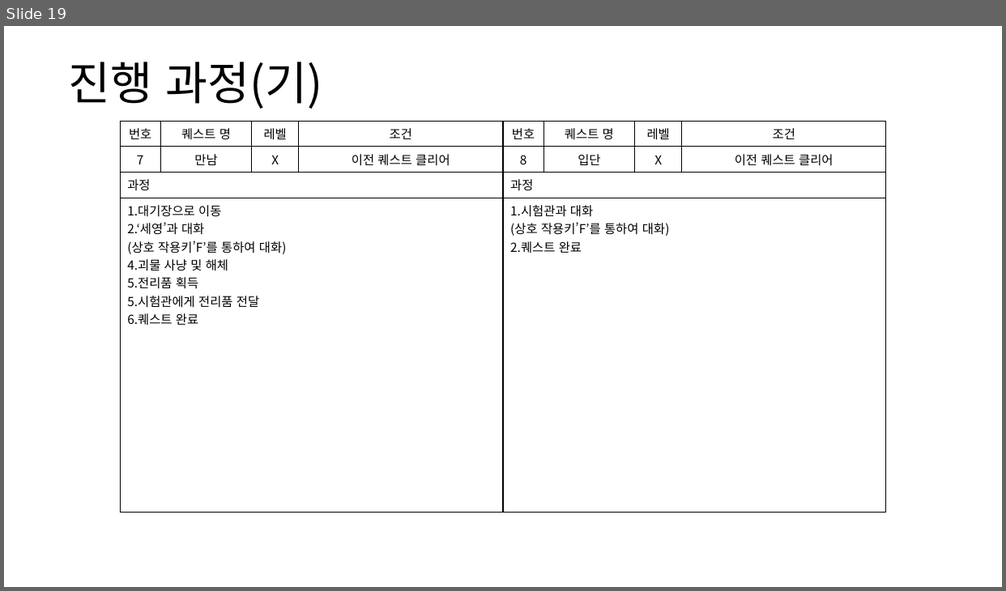
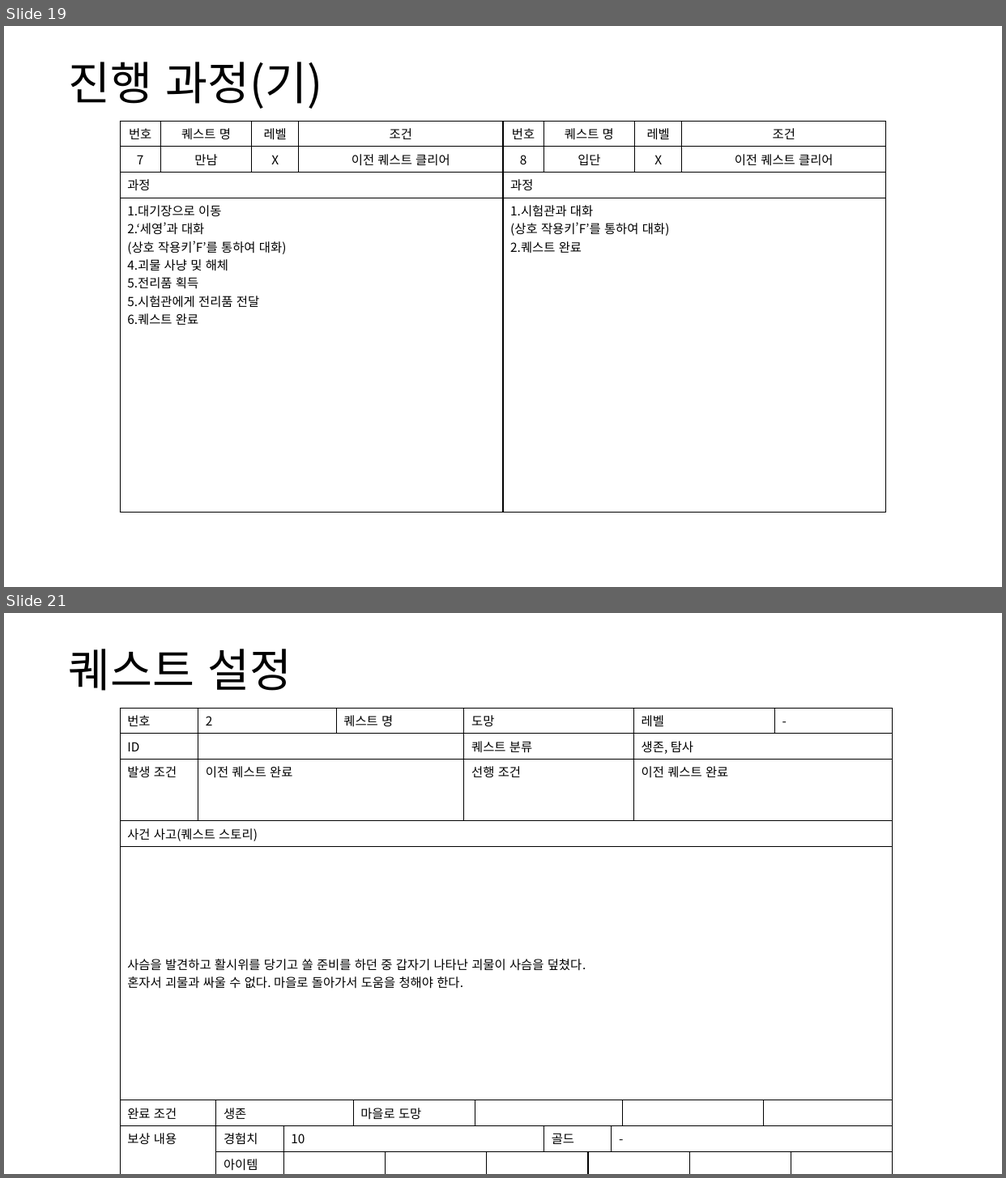
Before and after one commit to yjk0401/unityenginebasic_9th, a slide deck: 기획/메인 스토리 기획서.pptx. Shown one above the other, each under a label of ours: slide 19 before the commit, slides 19 and 21 after it; the slides between them are not shown. The pictures are 1006x591 and 1006x1178 pixels, drawn with LibreOffice and Linux fonts; fonts in the diff are those of the drawing. Boxes give left, top, right and bottom in pixels: in the first picture for what was removed or moved away, otherwise in the second. Text is boxed around its words. In the diff, an @@ line names an element or a change of style, - is before the commit and + after.

```diff
--- a/기획/메인 스토리 기획서.pptx
+++ b/기획/메인 스토리 기획서.pptx
@@ slide 21 added at (4, 613, 1002, 1174), background #FFFFFF @@
@@ text added at (68, 649, 292, 691), 44 pt, text #000000 @@
+퀘스트 설정
@@ table added at (120, 708, 888, 1174), 8 rows, 19 columns @@
+번호 | 2 |  |  | 퀘스트 명 |  |  | 도망 |  |  |  |  |  |  | 레벨 |  |  | - | 
+ID |  |  |  |  |  |  | 퀘스트 분류 |  |  |  |  |  |  | 생존, 탐사 |  |  |  | 
+발생 조건 | 이전 퀘스트 완료 |  |  |  |  |  | 선행 조건 |  |  |  |  |  |  | 이전 퀘스트 완료 |  |  |  | 
+사건 사고(퀘스트 스토리) |  |  |  |  |  |  |  |  |  |  |  |  |  |  |  |  |  | 
+사슴을 발견하고 활시위를 당기고 쏠 준비를 하던 중 갑자기 나타난 괴물이 사슴을 덮쳤다. / 혼자서 괴물과 싸울 수 없다. 마을로 돌아가서 도움을 청해야 한다. |  |  |  |  |  |  |  |  |  |  |  |  |  |  |  |  |  | 
+완료 조건 |  | 생존 |  |  | 마을로 도망 |  |  |  |  |  |  |  |  |  |  |  |  | 
+보상 내용 |  | 경험치 | 10 |  |  |  |  |  |  | 골드 |  | - |  |  |  |  |  | 
+ |  | 아이템 |  |  |  |  |  |  |  |  |  |  |  |  |  |  |  | 
```
Also in this commit, not shown: 1 slide changed, 6 other slides added.
